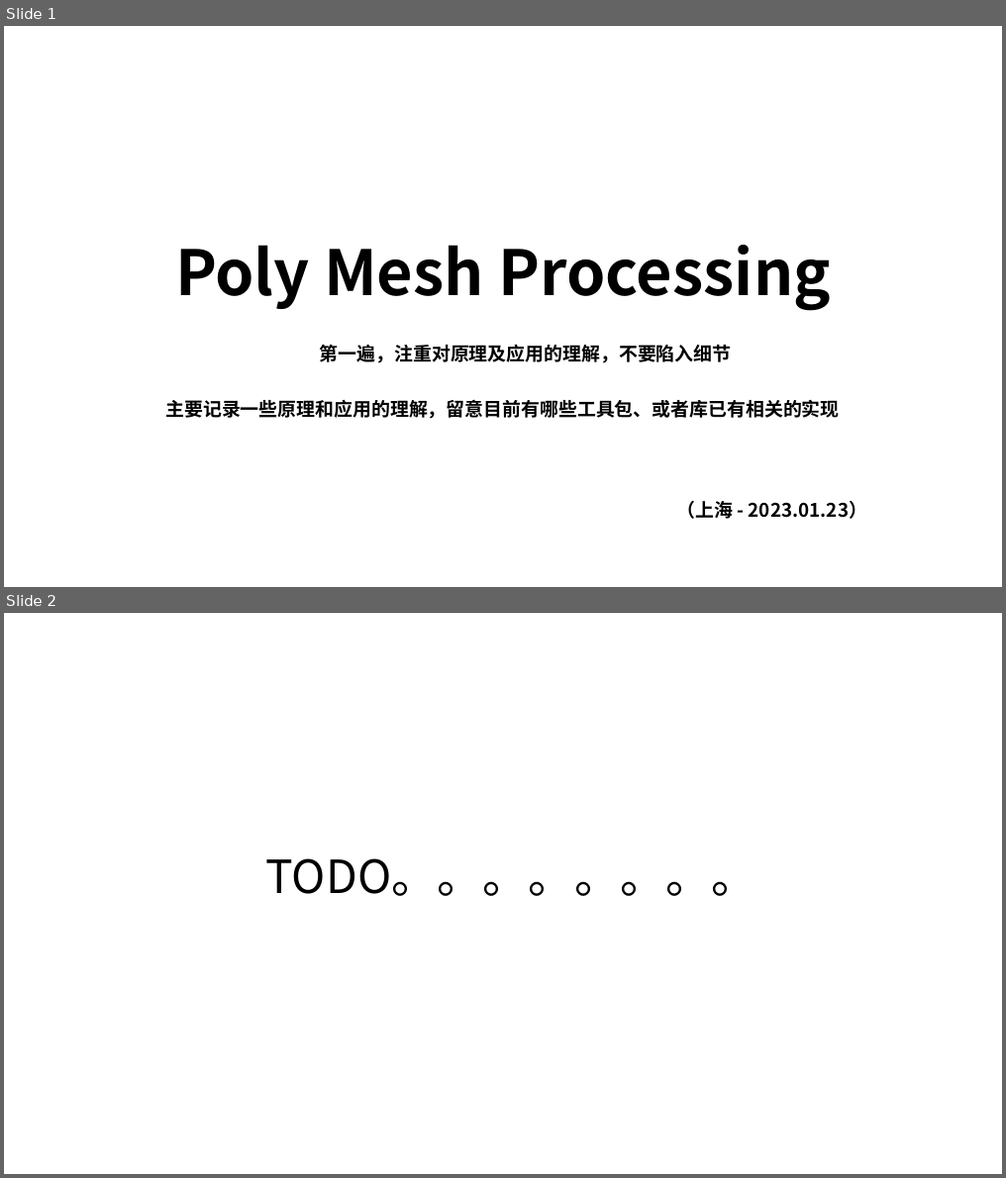
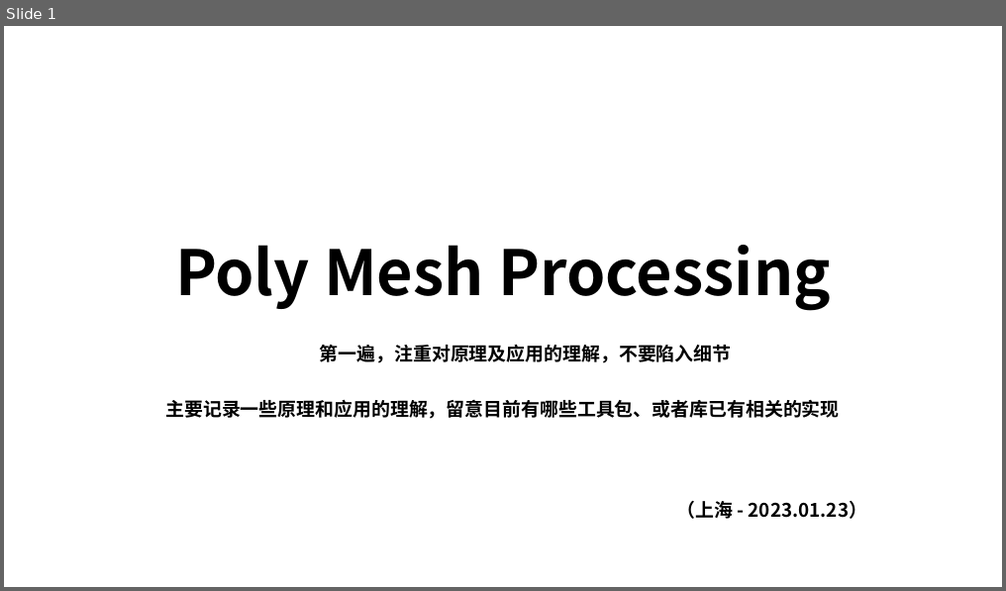
Before and after one commit to pczpcz/GAME102Learning, a slide deck: note/01 geometry algorithm/poly_mesh_processing.pptx. Shown one above the other, each under a label of ours: slides 1 and 2 before the commit, slide 1 after it. The pictures are 1006x1178 and 1006x591 pixels, drawn with LibreOffice and Linux fonts; fonts in the diff are those of the drawing. Boxes give left, top, right and bottom in pixels: in the first picture for what was removed or moved away, otherwise in the second. Text is boxed around its words. In the diff, an @@ line names an element or a change of style, - is before the commit and + after.

```diff
--- a/note/01 geometry algorithm/poly_mesh_processing.pptx
+++ b/note/01 geometry algorithm/poly_mesh_processing.pptx
@@ slide 2 removed at (4, 613, 1002, 1174), background #FFFFFF @@
@@ title removed at (266, 859, 757, 896) @@
-TODO。。。。。。。。
```
Also in this commit, not shown: 7 slides added.
